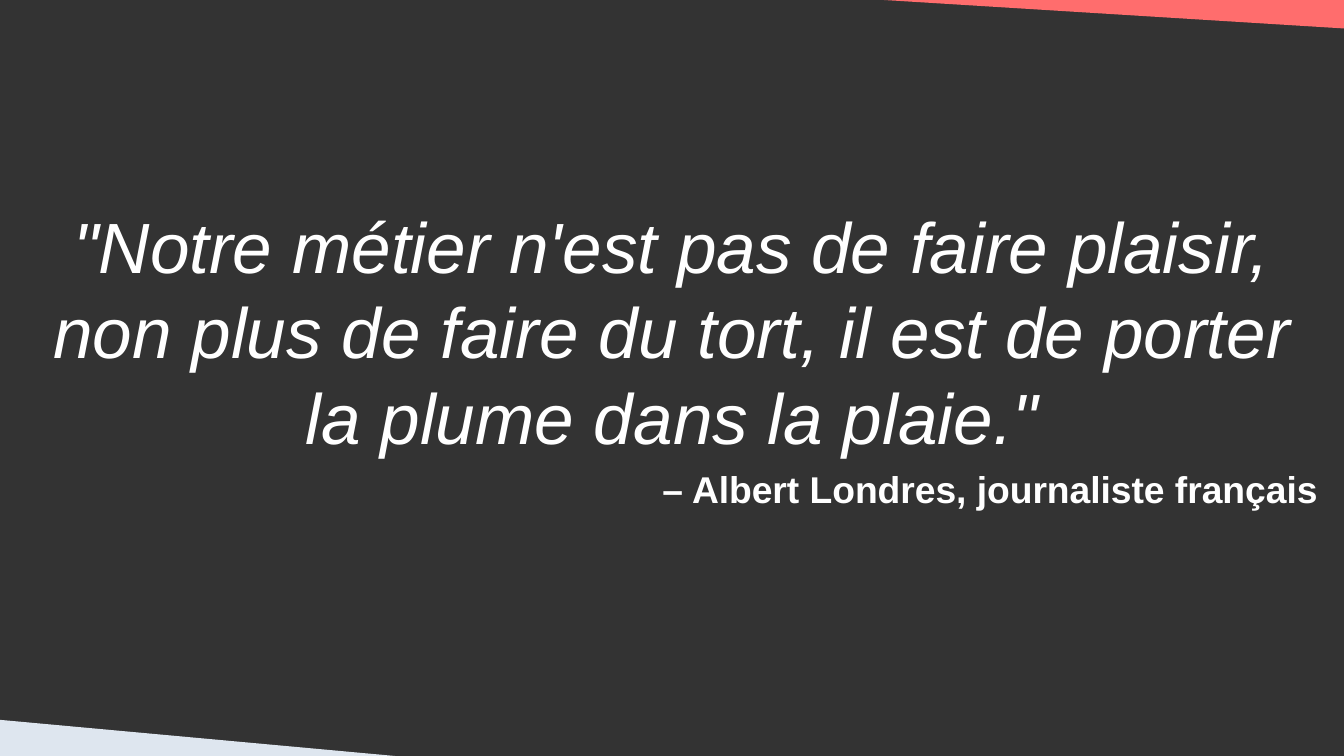
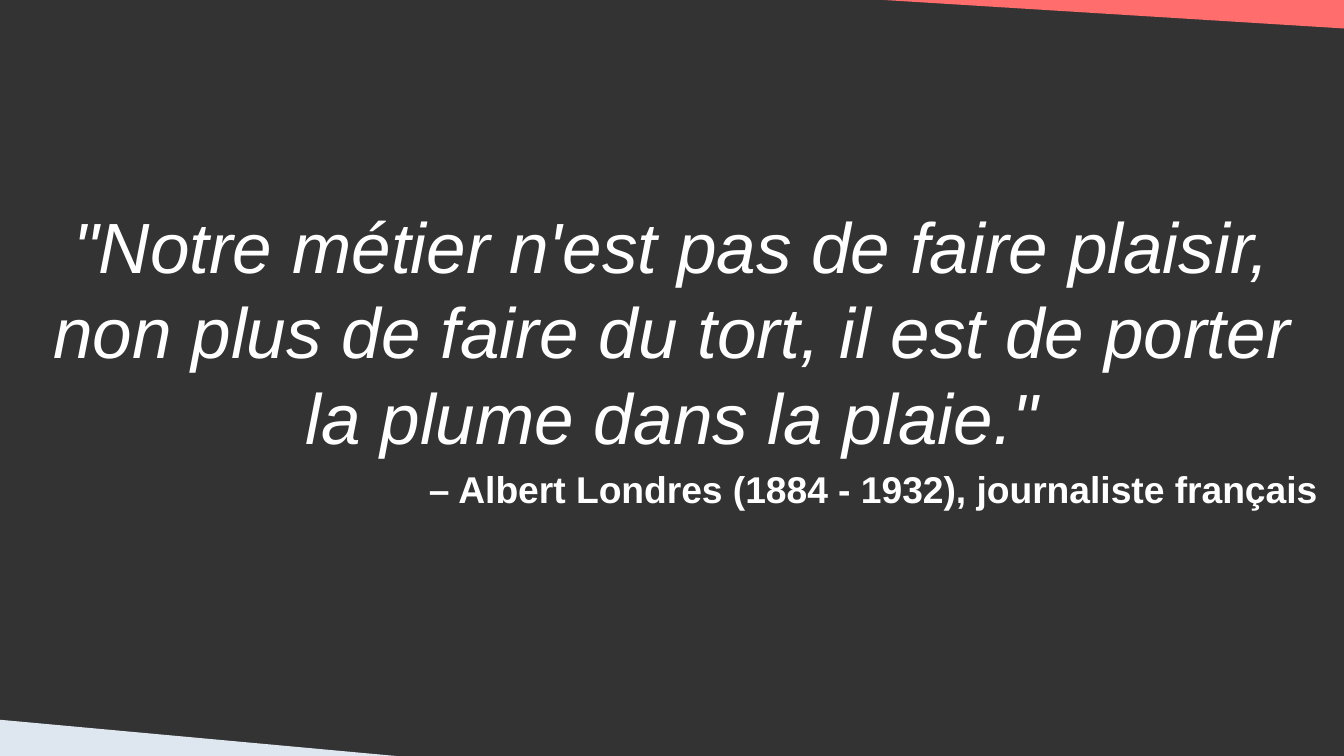
Before and after one commit to DanYellow/cours, a slide deck: slide 28 of data-journalisme-s4/travaux-pratiques/numero-1/presentation.odp. Drawn at 1344x756 pixels with LibreOffice and Linux fonts; fonts in the diff are those of the drawing. Boxes give left, top, right and bottom in pixels: in the first picture for what was removed or moved away, otherwise in the second. Text is boxed around its words. In the diff, an @@ line names an element or a change of style, - is before the commit and + after.

```diff
--- a/data-journalisme-s4/travaux-pratiques/numero-1/presentation.odp
+++ b/data-journalisme-s4/travaux-pratiques/numero-1/presentation.odp
@@ title at (458,476,1318,511): text changed @@
-– Albert Londres, journaliste français
+– Albert Londres (1884 - 1932), journaliste français
```
Also in this commit, not shown: 1 other slide changed, 4 other files.
